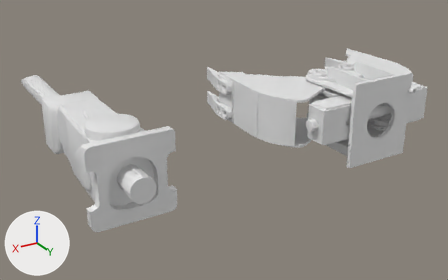
Renders of the Blender file Assets/Accessories.blend from each side of a commit.
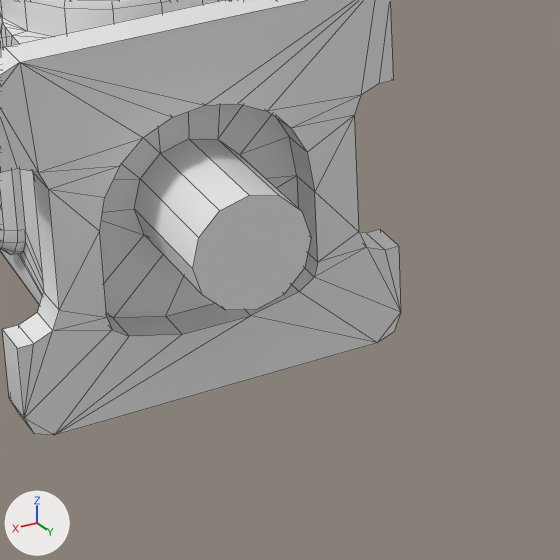
The first picture shows the older version from a 50 mm camera at (1.632, 1.586, 0.858) aimed at (0.395, -0.477, -0.174). The close-ups show both versions on the part from 19% to 48% of the width and 47% to 93% of the height of that picture; other places that the commit changed are outside them. Every picture has the same lights, and +X, +Y and +Z are marked at lower left. The close-ups show mesh edges as thin lines.

The first close-up shows 'Гидромолот SB 152 '.
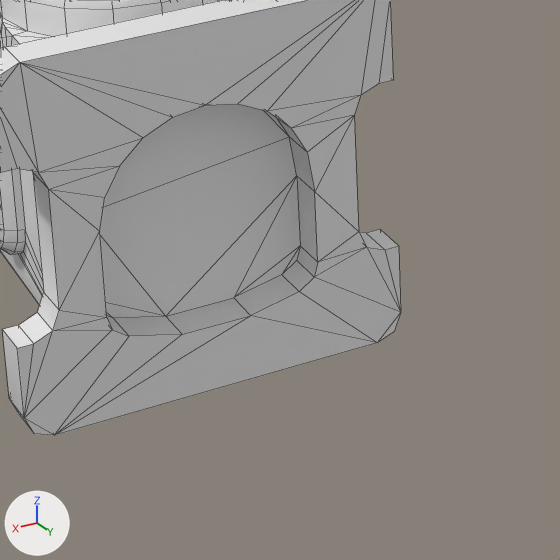
Where the change shows, as pixel boxes (x1, y1, x2, y2) in the close-ups (560 x 560 px):
part 1 of me_гидромолот_sb_152, cut back
    before: (100, 104, 311, 318)
    after: (100, 104, 300, 318)

What changed in the scene script:
```text
Change me_гидромолот_sb_152:
    used by ob_гидромолот_sb_152; location = (1.0, 0.0, 0.0)
    remove me_гидромолот_sb_152.from_pydata(...)  # 600 vertices, 690 faces; spans x -0.145..0.145, y -1.18..0.072, z -0.141..0.141
    add me_гидромолот_sb_152.from_pydata(...)  # 576 vertices, 671 faces; spans x -0.145..0.145, y -1.18..0.0, z -0.141..0.141
    me_гидромолот_sb_152 part 1
    24 vertices are removed from x -0.043..0.043, y -0.03..0.072, z -0.043..0.043
    32 faces are deleted
    13 new faces join them
```
